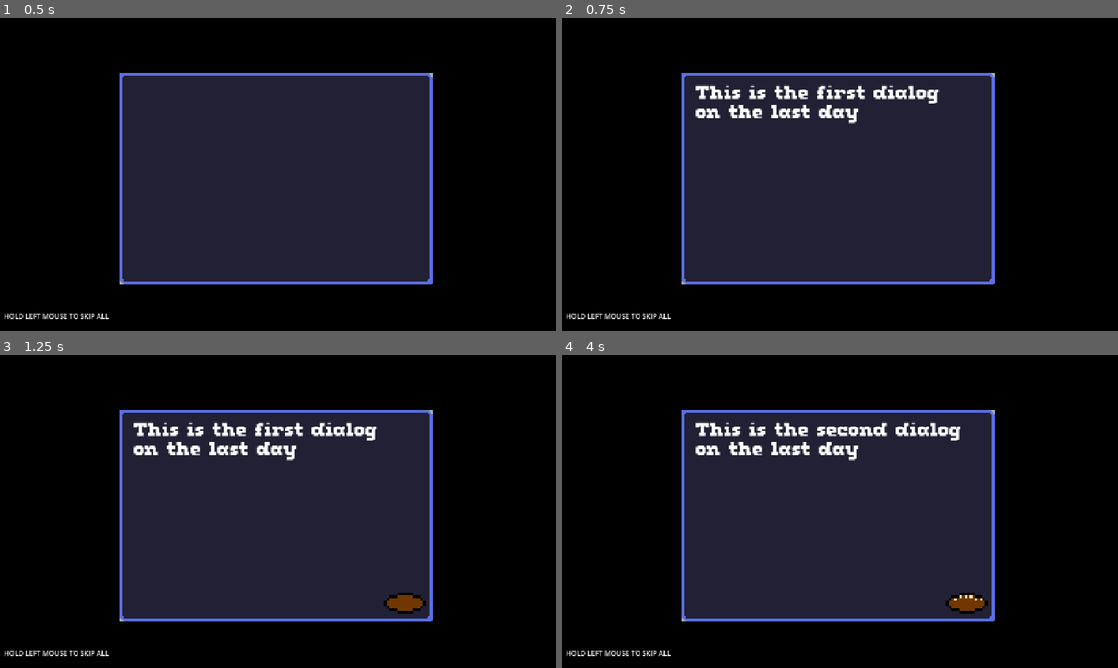
Above: before the commit, frames 1-4 (two rows, left to right).
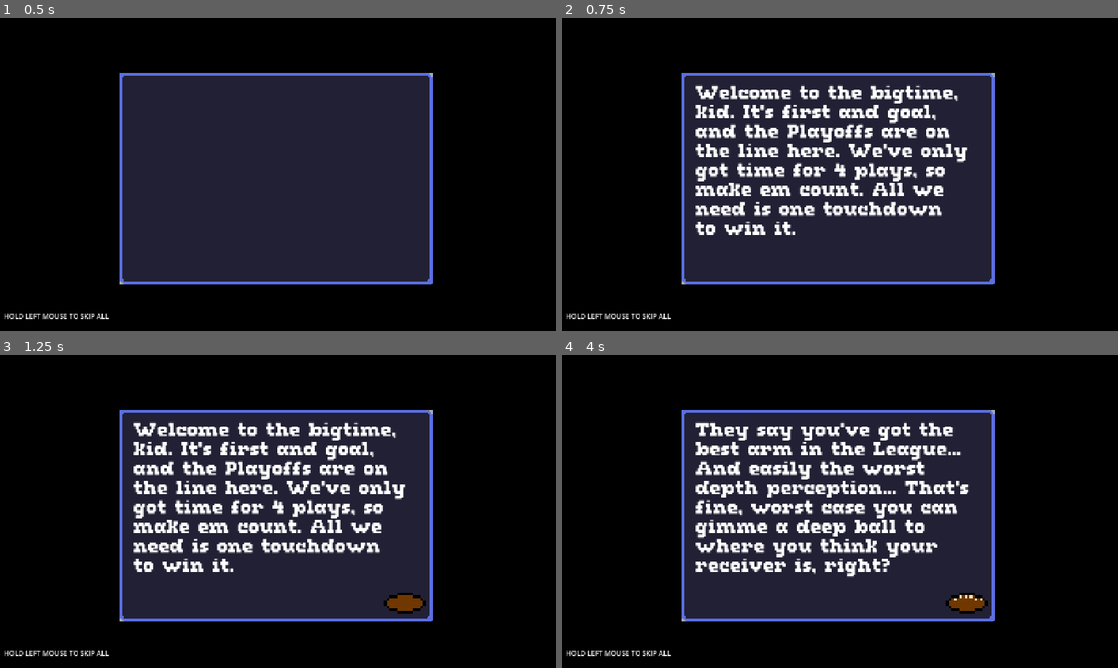
Above: after the commit, the same moments.

Repository: zlounsberry/LD57-Compoats
Game: Godot game, scene res://scenes/world.tscn
The game is run twice, just before and just after one commit, with the same random seed, the same clock (stepped at 60 frames per second) and the same inputs.
Inputs (mouse positions are in pixels of both pictures, inside the frame that each line leads up to):
- Up to frame 1 (0.5 s): no input
- Up to frame 2 (0.75 s): tap Enter at 0.5 s; move the mouse to (962, 158) at 0.52 s; hold Right (ui_right) from 0.53 s (still down); tap Up (hike) at 0.6 s
- Up to frame 3 (1.25 s): keep holding Right (ui_right)
- Up to frame 4 (4 s): move the mouse to (728, 527) at 1.27 s; release Right (ui_right) at 1.28 s; hold Down (ui_down) 1.28-2.03 s; tap Left (hut) at 1.35 s; tap Space (throw) at 2, 2.85 s; move the mouse to (895, 442) at 2.02 s; hold Right mouse button (squint) 2.03-2.78 s; hold Right (ui_right) 2.03-3.53 s; move the mouse to (812, 574) at 2.77 s; move the mouse to (1006, 558) at 3.52 s; hold Down (ui_down) from 3.53 s (still down); tap Up (hike) at 3.6 s

Frame 1 is identical in both runs. In frame 2, 8.1% of the frame differs, in the area x 24-73%, y 21-70%; in frame 3, 8.1%; in frame 4, 8.4%, in the area x 24-74%, y 21-72%.

Commit message:
updated text

Diff:
--- a/ld57-oats/scripts/globals.gd
+++ b/ld57-oats/scripts/globals.gd
@@ -22,6 +22,6 @@
 	}
 }
 
-@onready var current_level: int = 2
+@onready var current_level: int = 0
 @onready var current_x_position: float = 0
 @onready var current_play_count: int = 1
--- a/ld57-oats/scripts/textbox.gd
+++ b/ld57-oats/scripts/textbox.gd
@@ -6,26 +6,30 @@
 	0: {
 		"Max Dialog Value": 3,
 		0: "Welcome to the bigtime, kid. It's first and goal, and the Playoffs are on the line here. We've only got time for 4 plays, so make em count. All we need is one touchdown to win it.",
-		1: "They say you've got the best arm in the League... And easily the worst depth perception... That's fine, worst case gimme a deep ball to where you think your receiver is",
+		1: "They say you've got the best arm in the League... And easily the worst depth perception... That's fine, worst case you can gimme a deep ball to where you think your receiver is, right?",
 		2: "Remember that if you lose sight of the receiver, just squint real hard with the right mouse button. Sure you'll lose sight of their defenders, but you should be able to find your mark before they hit you, right?",
 		3: "Now go get us our playoff win. Ice water in your veins!",
 	},
 	1: {
-		"Max Dialog Value": 1,
-		0: "This is the first dialog on the second day",
-		1: "This is the second dialog on the second day",
+		"Max Dialog Value": 2,
+		0: "Hey kid, we need that golden arm of yours, and we'll take the eyesight that comes with it. It's the Divisional Championship game, and we need a touchdown to win it.",
+		1: "Watch the defensive line, they've gotten a bit better at breaking through and our boys are tired... They set us back around midfield, but I believe in you!",
+		2: "Now go get us our divisional win. Ice water in your veins!",
 	},
 	2: {
-		"Max Dialog Value": 1,
-		0: "This is the first dialog on the last day",
-		1: "This is the second dialog on the last day",
+		"Max Dialog Value": 3,
+		0: "Doesn't get much bigger than this kid, the Big Game! I'm not gonna lie, we're in rough shape... But you're our legally blind ringer! I know you can get us downfield...",
+		1: "Like, literally... All the way down field... It was a rough kickoff... BUT we've still got 4 plays to make this happen. Wild how that keeps happening.",
+		2: "Our boys are beat up. They won't hold our opponent's defenders back for long. We gotta make this happen quick! Best of luck, I know you can do it!",
+		3: "Now go get us our championship win. Ice water in your veins!",
 	},
 }
 
 const GAME_OVER_DICT: Dictionary = {
 	"win": {
-		"Max Dialog Value": 0,
-		0: "You did it! You won the championship for your team! Thanks for trying out my Ludum Dare 57 Compo entry until the end!",
+		"Max Dialog Value": 1,
+		0: "You did it! You won the championship for your team! I knew your depth perception wasn't an issue, you crushed it like I knew you would!",
+		1: "And thanks to you, the player, for trying out this Ludum Dare 57 Compo entry until the end! I really appreciate you, and I hope you had fun :) Go ahead and click to try again.",
 	},
 	"lose": {
 		"Max Dialog Value": 0,
--- a/ld57-oats/scripts/world.gd
+++ b/ld57-oats/scripts/world.gd
@@ -230,7 +230,11 @@
 func _on_play_qb_sacked() -> void:
 	$Sounds/Sack.play()
 	for qb in get_tree().get_nodes_in_group("qb"):
-		Globals.current_x_position = qb.global_position.x
+		# Handle plays that set players off the screen
+		if qb.global_position.x <= Globals.LEVEL_DICTIONARY[2]["starting_x_position"]:
+			Globals.current_x_position = Globals.LEVEL_DICTIONARY[2]["starting_x_position"]
+		else:
+			Globals.current_x_position = qb.global_position.x
 	_fail_state()
 
 
